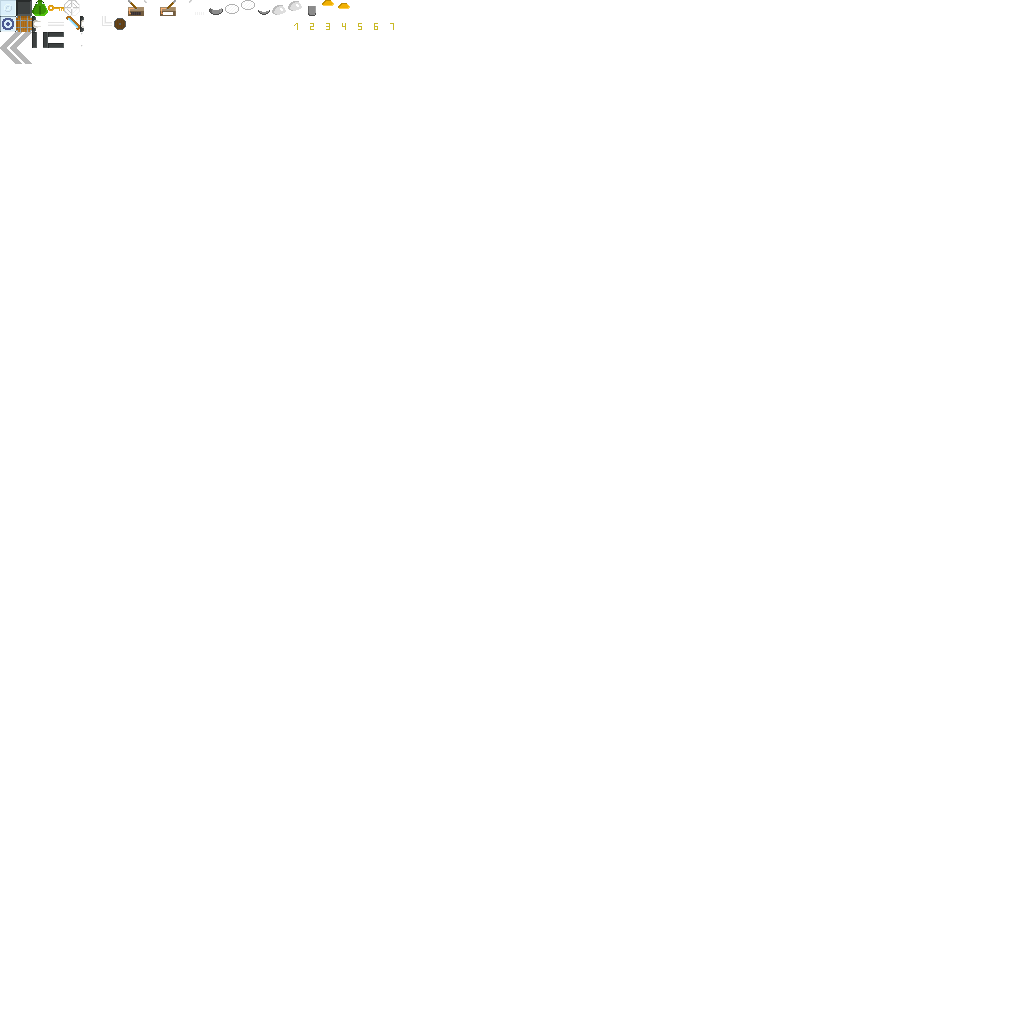
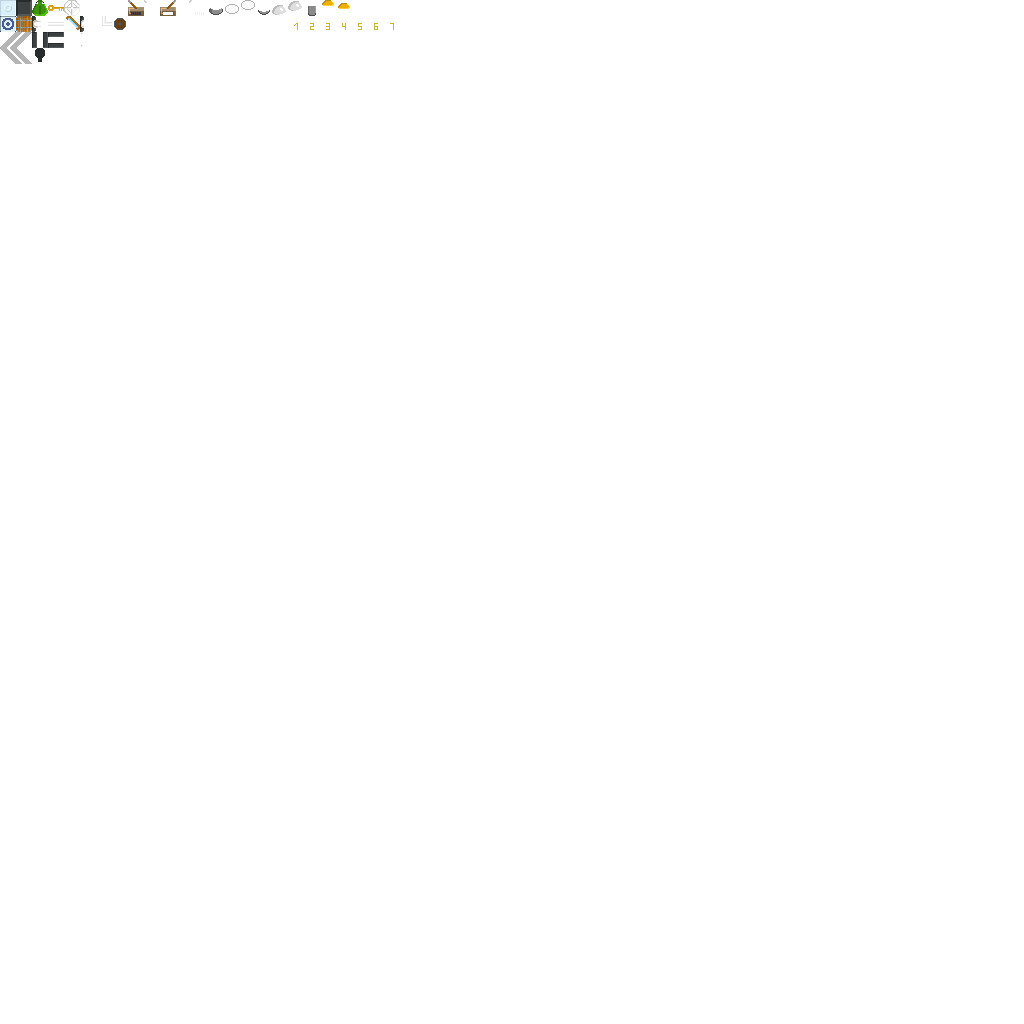
Revision of a layered 1024 x 1024 image; what changed, layer by layer:
added layer "Ebene 1" above "Hintergrund" over [35, 48, 45, 62]
